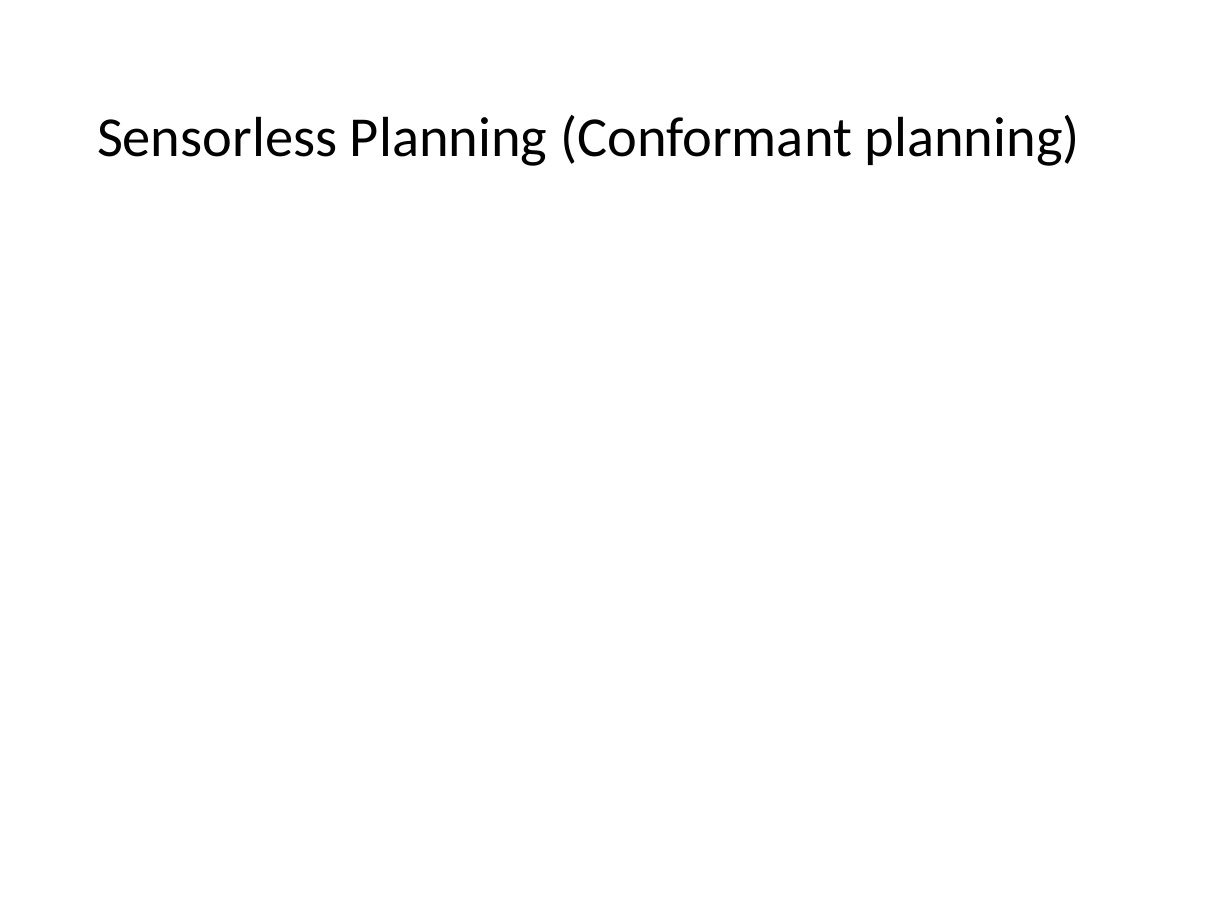
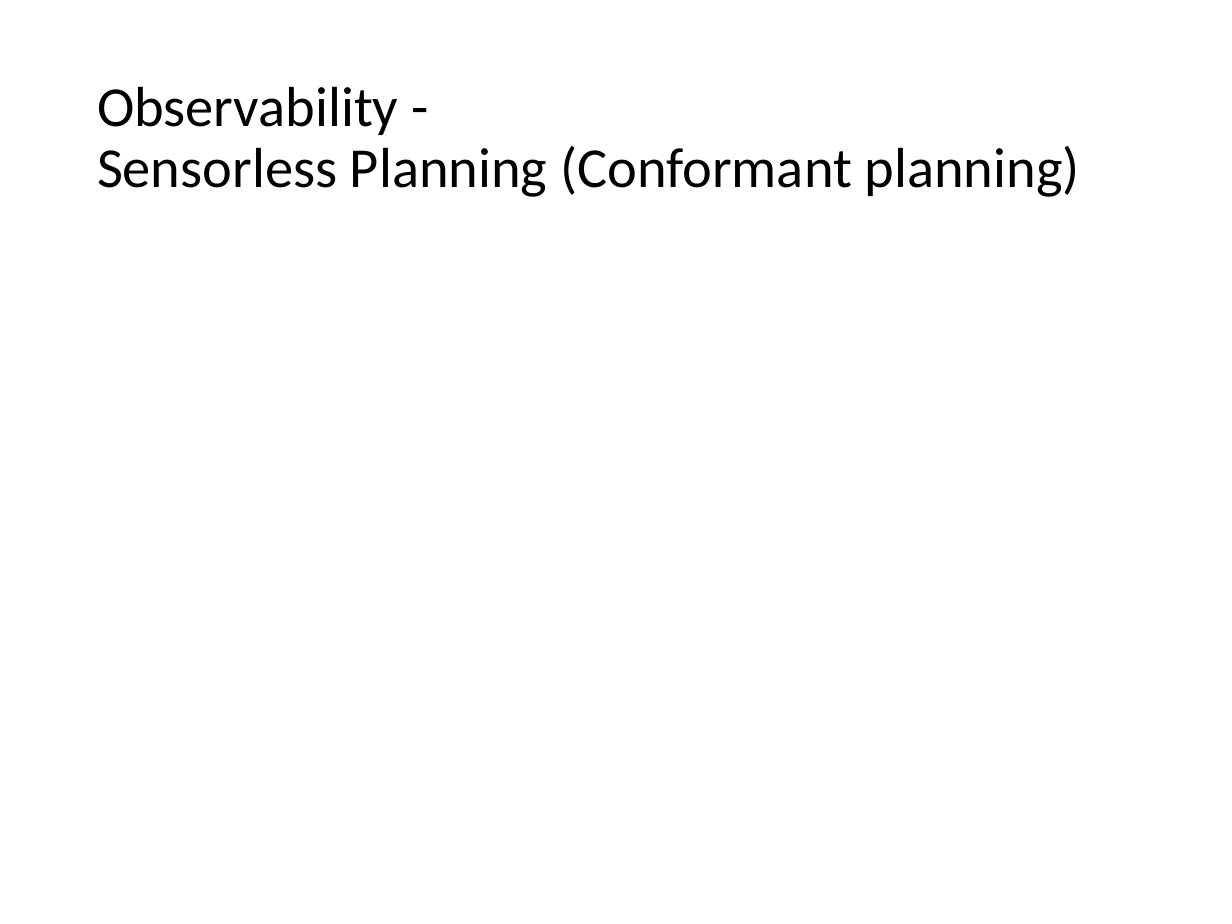
Before and after one commit to mhahsler/CS7320-AI, a slide deck: slide 17 of slides/11_Automated_Planning.pptx. Drawn at 1232x924 pixels with LibreOffice and Linux fonts; fonts in the diff are those of the drawing; grey boxes stand for pictures. Boxes give left, top, right and bottom in pixels: in the first picture for what was removed or moved away, otherwise in the second. Text is boxed around its words. In the diff, an @@ line names an element or a change of style, - is before the commit and + after.

```diff
--- a/slides/11_Automated_Planning.pptx
+++ b/slides/11_Automated_Planning.pptx
@@ title at box(97, 86, 1080, 197): text changed @@
-Sensorless Planning (Conformant planning)
+Observability -
+Sensorless Planning (Conformant planning)
```
Also in this commit, not shown: 11 other slides changed, 1 other file.
